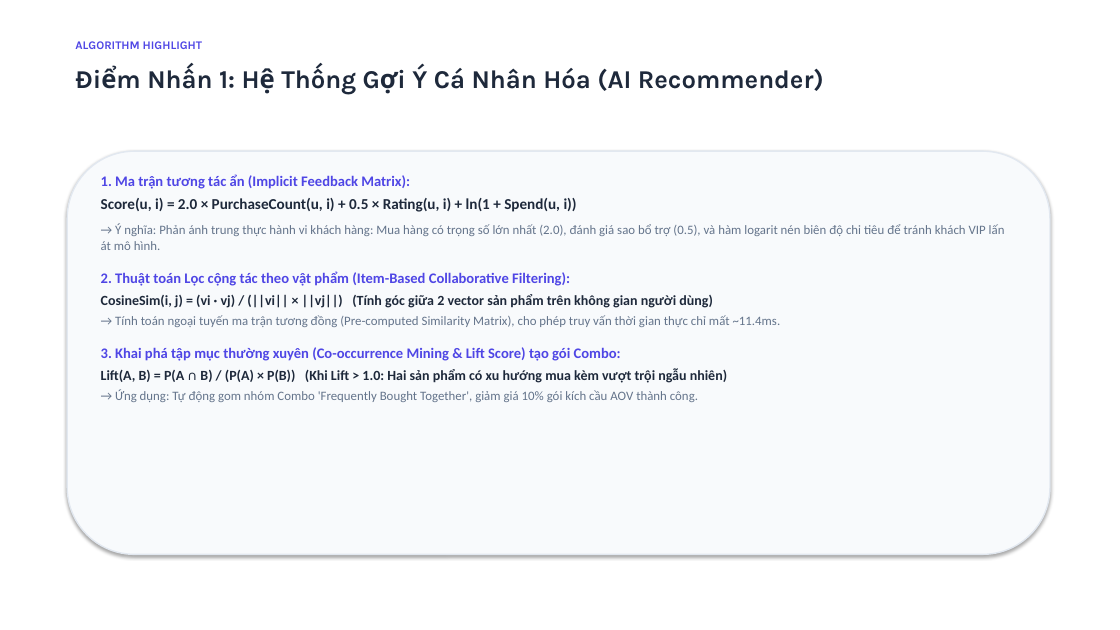
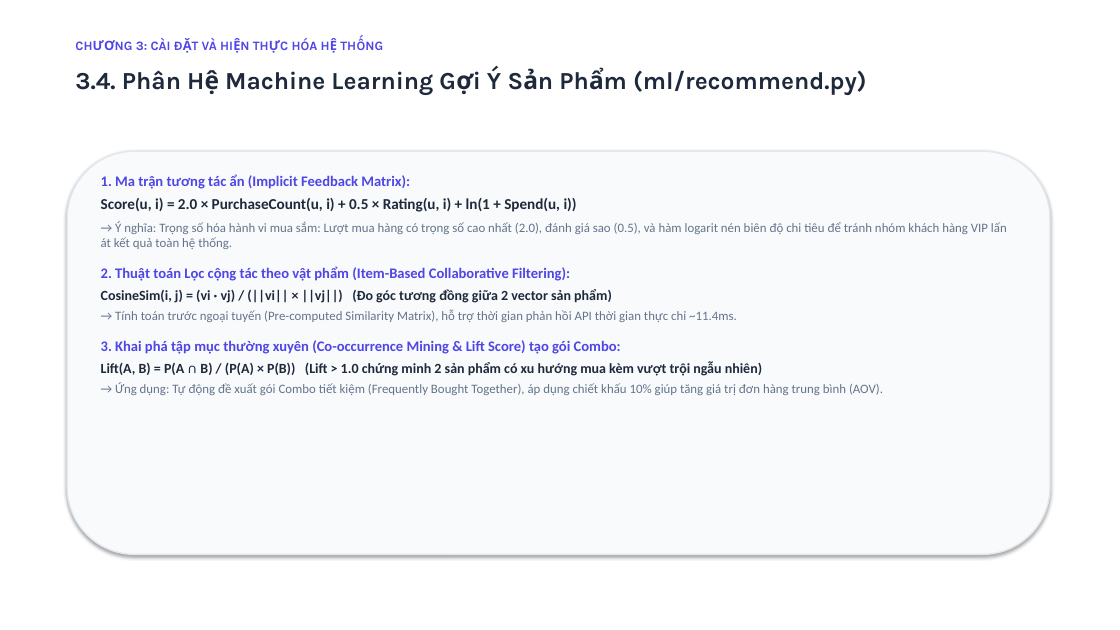
Before and after one commit to linhle100905/real-time-retail-analytics-platform, a slide deck: slide 7 of docs/Bao_Cao_Thuyet_Trinh_Do_An.pptx. Drawn at 1120x630 pixels with LibreOffice and Linux fonts; fonts in the diff are those of the drawing. Boxes give left, top, right and bottom in pixels: in the first picture for what was removed or moved away, otherwise in the second. Text is boxed around its words. In the diff, an @@ line names an element or a change of style, - is before the commit and + after.

```diff
--- a/docs/Bao_Cao_Thuyet_Trinh_Do_An.pptx
+++ b/docs/Bao_Cao_Thuyet_Trinh_Do_An.pptx
@@ text at bbox=[136, 38, 318, 50]: text changed; size 10 to 11 pt @@
-ALGORITHM HIGHLIGHT
+CHƯƠNG 3: CÀI ĐẶT VÀ HIỆN THỰC HÓA HỆ THỐNG
@@ text at bbox=[75, 67, 867, 95]: text changed; size 22 to 21 pt @@
-Điểm Nhấn 1: Hệ Thống Gợi Ý Cá Nhân Hóa (AI Recommender)
+3.4. Phân Hệ Machine Learning Gợi Ý Sản Phẩm (ml/recommend.py)
@@ text at bbox=[101, 221, 1007, 249]: text changed @@
-→ Ý nghĩa: Phản ánh trung thực hành vi khách hàng: Mua hàng có trọng số lớn nhất (2.0), đánh giá sao bổ trợ (0.5), và hàm logarit nén biên độ chi tiêu để tránh khách VIP lấn át mô hình.
+→ Ý nghĩa: Trọng số hóa hành vi mua sắm: Lượt mua hàng có trọng số cao nhất (2.0), đánh giá sao (0.5), và hàm logarit nén biên độ chi tiêu để tránh nhóm khách hàng VIP lấn át kết quả toàn hệ thống.
@@ text at bbox=[101, 289, 737, 322]: text changed @@
-CosineSim(i, j) = (vi · vj) / (||vi|| × ||vj||) (Tính góc giữa 2 vector sản phẩm trên không gian người dùng)
-→ Tính toán ngoại tuyến ma trận tương đồng (Pre-computed Similarity Matrix), cho phép truy vấn thời gian thực chỉ mất ~11.4ms.
+CosineSim(i, j) = (vi · vj) / (||vi|| × ||vj||) (Đo góc tương đồng giữa 2 vector sản phẩm)
+→ Tính toán trước ngoại tuyến (Pre-computed Similarity Matrix), hỗ trợ thời gian phản hồi API thời gian thực chỉ ~11.4ms.
@@ text at bbox=[101, 361, 883, 395]: text changed @@
-Lift(A, B) = P(A ∩ B) / (P(A) × P(B)) (Khi Lift > 1.0: Hai sản phẩm có xu hướng mua kèm vượt trội ngẫu nhiên)
-→ Ứng dụng: Tự động gom nhóm Combo 'Frequently Bought Together', giảm giá 10% gói kích cầu AOV thành công.
+Lift(A, B) = P(A ∩ B) / (P(A) × P(B)) (Lift > 1.0 chứng minh 2 sản phẩm có xu hướng mua kèm vượt trội ngẫu nhiên)
+→ Ứng dụng: Tự động đề xuất gói Combo tiết kiệm (Frequently Bought Together), áp dụng chiết khấu 10% giúp tăng giá trị đơn hàng trung bình (AOV).
```
Also in this commit, not shown: 10 other slides changed, 1 slide added, 1 slide removed.
